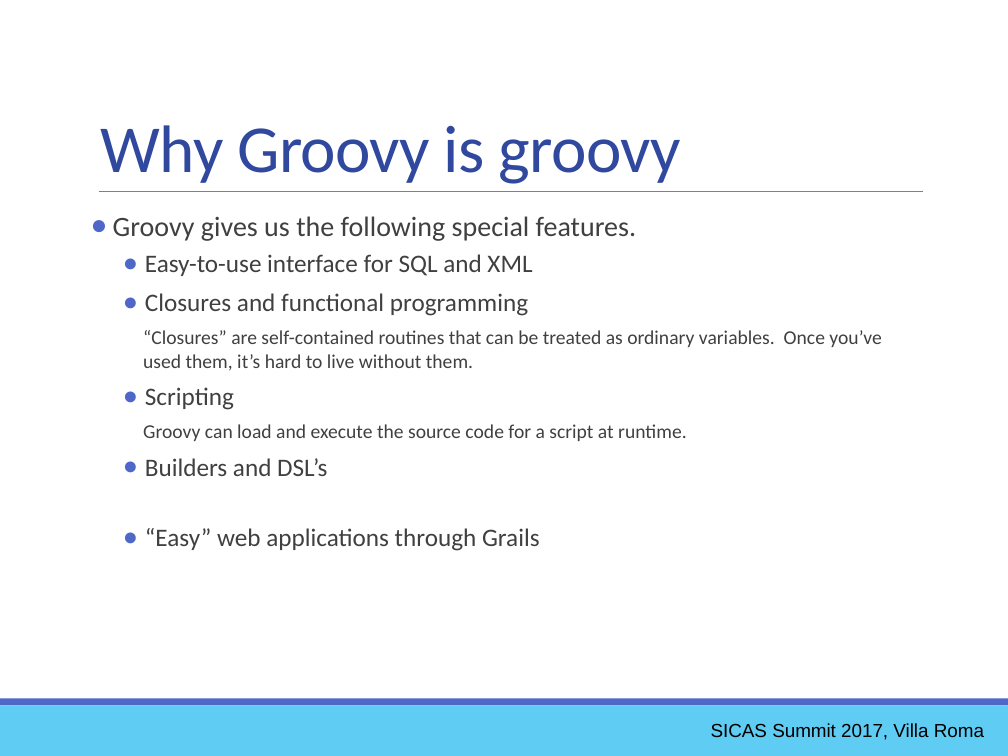
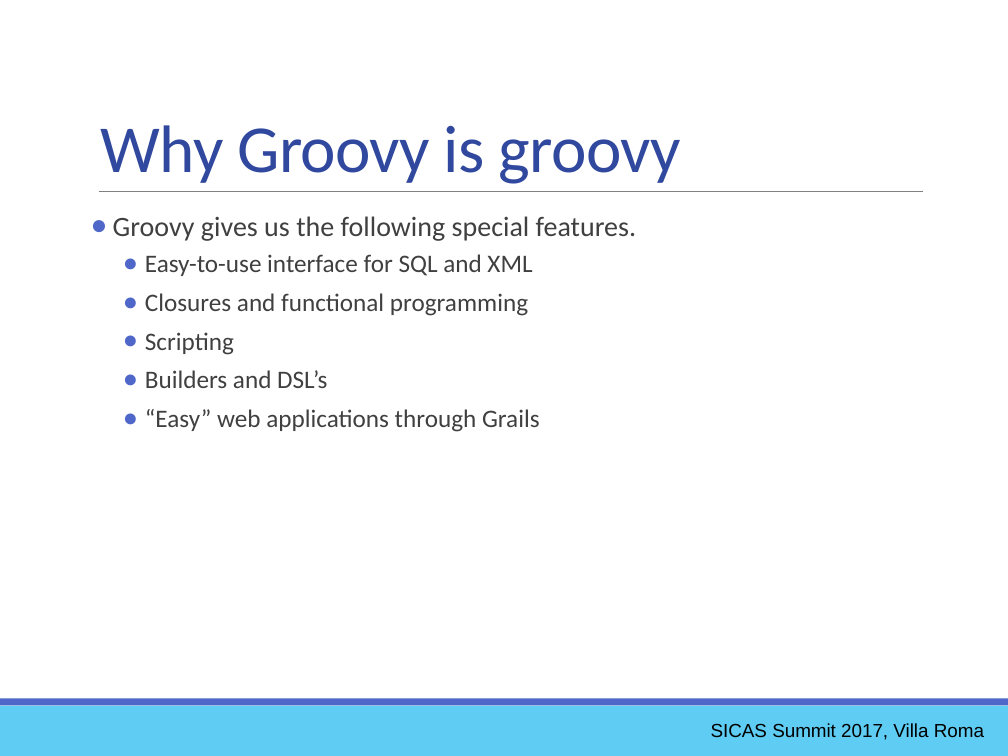
Before and after one commit to ewcole/simple_report, a slide deck: slide 7 of docs/SICAS_2017/Cole_Drop-In Reporting with Groovy.pptx. Drawn at 1008x756 pixels with LibreOffice and Linux fonts; fonts in the diff are those of the drawing. Boxes give left, top, right and bottom in pixels: in the first picture for what was removed or moved away, otherwise in the second. Text is boxed around its words. In the diff, an @@ line names an element or a change of style, - is before the commit and + after.

```diff
--- a/docs/SICAS_2017/Cole_Drop-In Reporting with Groovy.pptx
+++ b/docs/SICAS_2017/Cole_Drop-In Reporting with Groovy.pptx
@@ text at [143,330,881,371]: paragraph removed @@
-    “Closures” are self-contained routines that can be treated as ordinary variables. Once you’ve used them, it’s hard to live without them.
@@ text at [143,424,687,441]: paragraph removed @@
-    Groovy can load and execute the source code for a script at runtime.
```
Also in this commit, not shown: 3 other slides changed, 3 other files.
